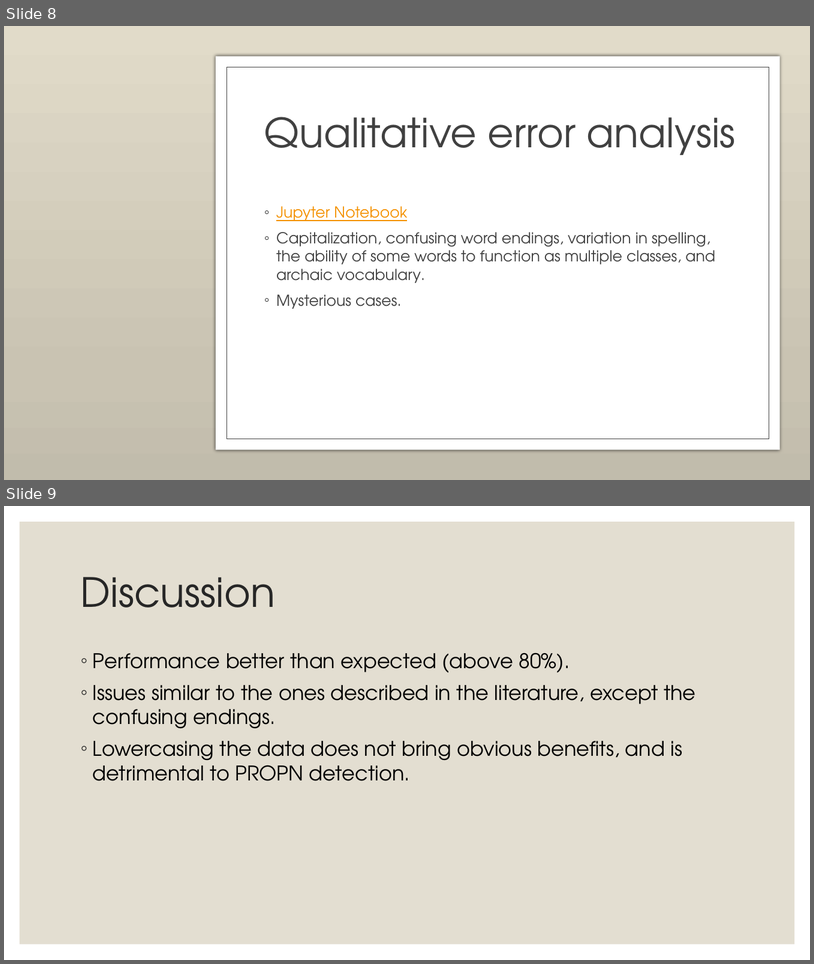
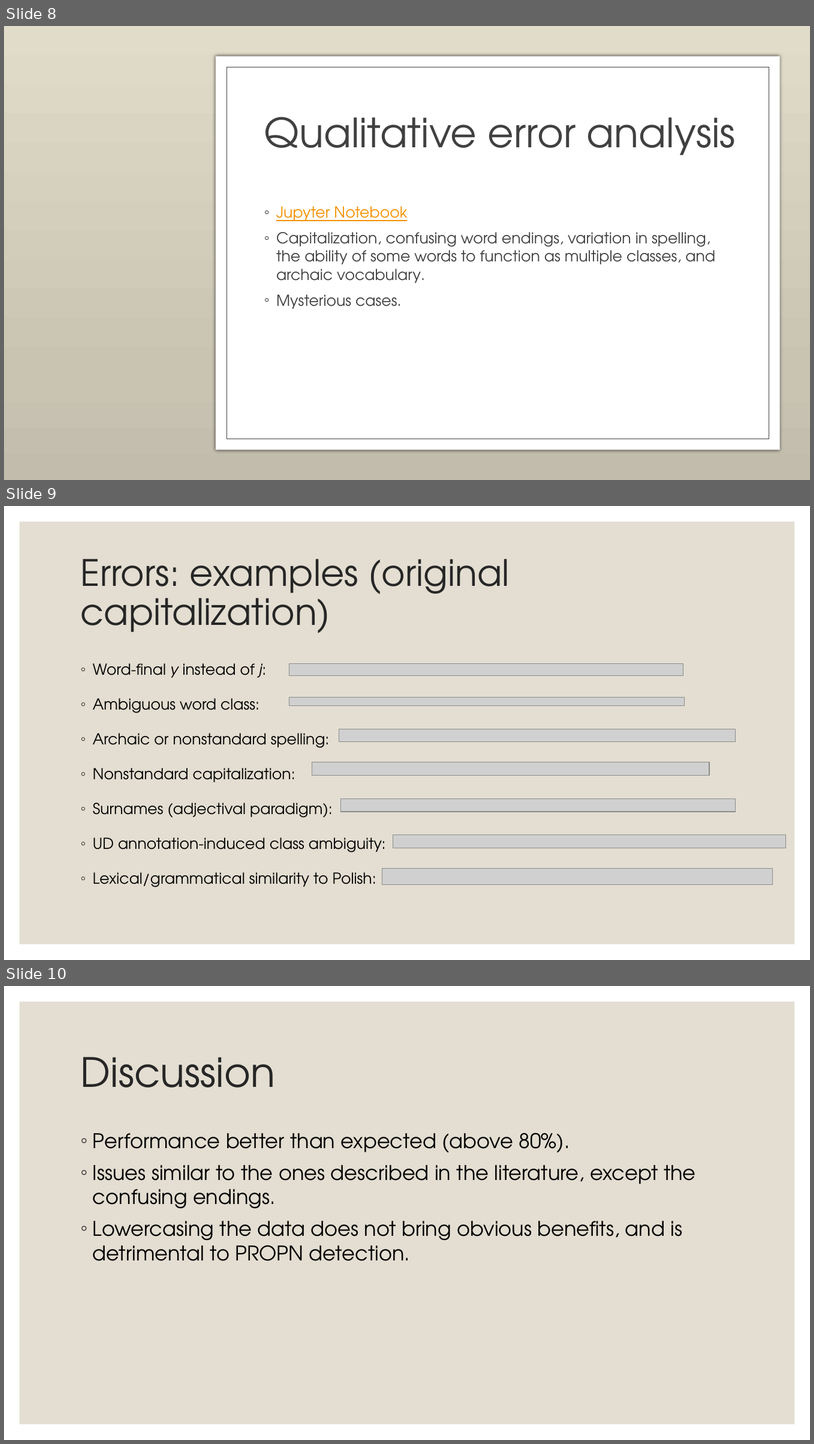
Before and after one commit to Turtilla/ltr-project, a slide deck: ltr-project.pptx. Shown one above the other, each under a label of ours: slides 8 and 9 before the commit, slides 8, 9 and 10 after it. The pictures are 814x964 and 814x1444 pixels, drawn with LibreOffice and Linux fonts; fonts in the diff are those of the drawing; grey boxes stand for pictures; background and template pictures are left out. Boxes give left, top, right and bottom in pixels: in the first picture for what was removed or moved away, otherwise in the second. Text is boxed around its words. In the diff, an @@ line names an element or a change of style, - is before the commit and + after.

```diff
--- a/ltr-project.pptx
+++ b/ltr-project.pptx
@@ slide 9 added at box(4, 506, 810, 960), background #FFFFFF; not listed: 1 template element that a slide beside it also shows @@
@@ title added at box(81, 559, 510, 633), 43.2 pt, text #262626 @@
+Errors: examples (original capitalization)
@@ text added at box(93, 663, 386, 887), 18 pt, text #000000 @@
+◦ Word-final y instead of j:
+◦ Ambiguous word class:
+◦ Archaic or nonstandard spelling:
+◦ Nonstandard capitalization:
+◦ Surnames (adjectival paradigm):
+◦ UD annotation-induced class ambiguity:
+◦ Lexical/grammatical similarity to Polish:
@@ picture added at box(289, 663, 683, 675) @@
@@ picture added at box(289, 697, 684, 705) @@
@@ picture added at box(339, 729, 735, 741) @@
@@ picture added at box(312, 762, 710, 775) @@
@@ picture added at box(342, 799, 736, 811) @@
@@ picture added at box(393, 835, 787, 848) @@
@@ picture added at box(382, 868, 773, 885) @@
@@ what was slide 9 is now slide 10 @@
```
Also in this commit, not shown: 1 slide changed, 1 other file.
